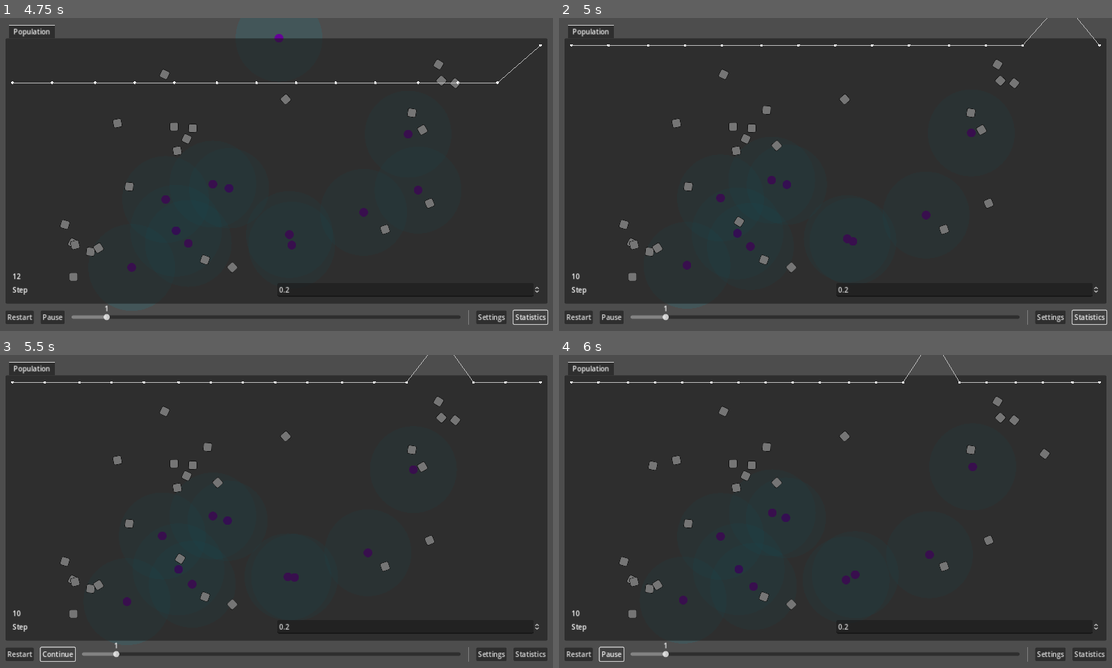
Above: before the commit, frames 1-4 (two rows, left to right).
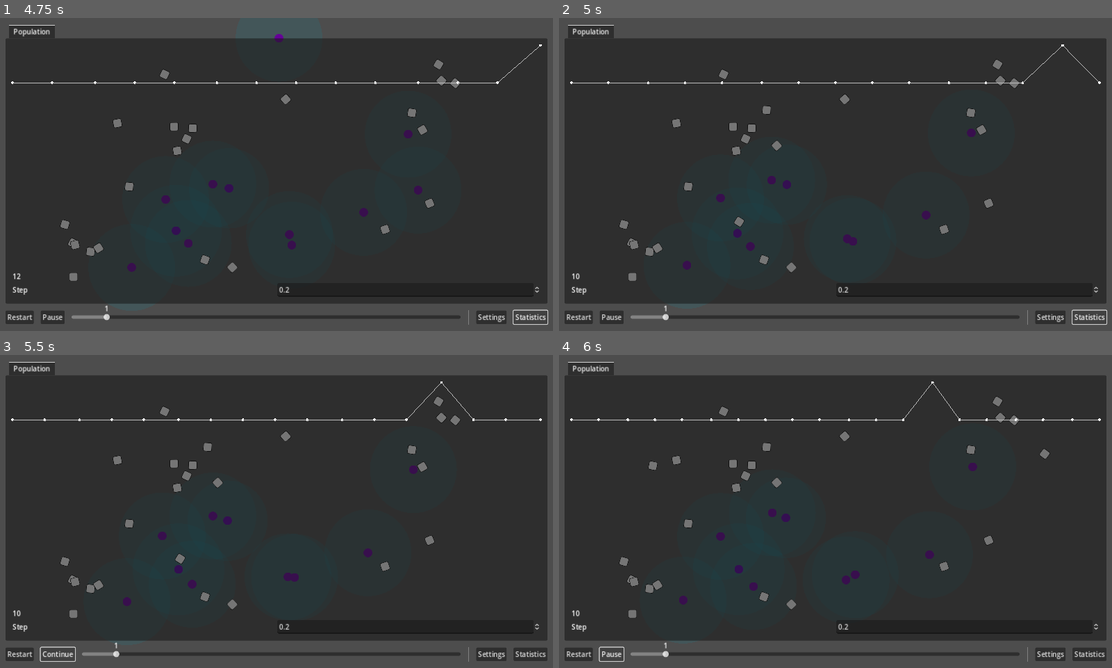
Above: after the commit, the same moments.

Repository: wivest/Natural-Selection
Game: Godot game, scene res://main.tscn
The game is run twice, just before and just after one commit, with the same random seed, the same clock (stepped at 60 frames per second) and the same inputs.
Inputs:
- Up to frame 1 (4.75 s): click "Restart" at 0.5 s; click "Restart" at 1.25 s; click "Restart" at 2 s; click "Statistics" at 2.75 s; click "Statistics" at 3.5 s; click "Statistics" at 4.25 s
- Up to frame 2 (5 s): no input
- Up to frame 3 (5.5 s): click "Pause" at 5 s
- Up to frame 4 (6 s): click "Continue" at 5.75 s

Frame 1 is identical in both runs. In frame 2, 0.5% of the frame differs, in the area x 2-98%, y 0-22%; in frame 3, 0.5%; in frame 4, 0.5%.

Commit message:
fix: set top limit to visible area

Diff:
--- a/ui/tabs/statistics/population/chart.gd
+++ b/ui/tabs/statistics/population/chart.gd
@@ -21,10 +21,10 @@
 		population.append(Vector2(time / Parameters.speed, Creature.count))
 
 func _draw():
-	var maximum: int = population.max().y
 	var prev: Vector2
 
 	var start_index: int = max(population.size() - length_limit, 0)
+	var maximum: float = local_maximum(start_index, population.size())
 	var start_time: float = population[start_index].x
 	var end_time: float = population[- 1].x
 	var delta: float = end_time - start_time
@@ -37,3 +37,9 @@
 			draw_line(prev, pos, Color.GRAY)
 		draw_circle(pos, 3, Color.WHITE)
 		prev = pos
+
+func local_maximum(start: int, end: int) -> float:
+	var maximum: float = population[start].y
+	for i in range(start, end):
+		maximum = max(maximum, population[i].y)
+	return maximum
